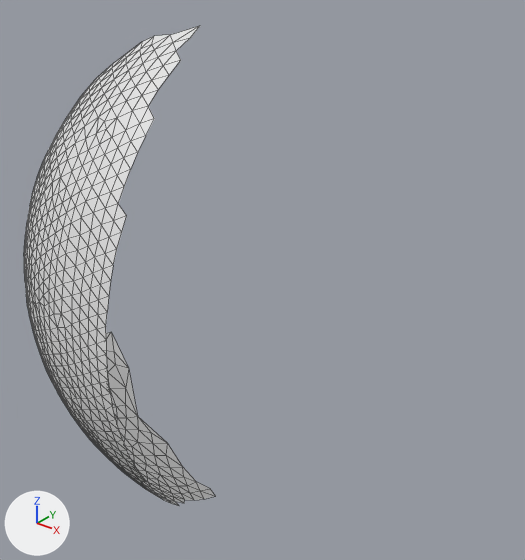
What one commit did to the OBJ model res/final/onecam_fullvolume/06/cleanedup/FullVolium.000268.obj.
Before and after are seen from a camera (50 mm lens) standing at (2.2, -300.4, 296.2) and looking at (-107.5, -163.3, 211.2). The lights are fixed; the arrows at lower left show +X, +Y and +Z. Mesh edges are drawn as thin lines. Where no turn or scale is listed for an object, it has been applied to the vertices.

The scene before the commit, as lines of its bpy script (objects in view):
```python
me_fullvolium_000268 = bpy.data.meshes.new('FullVolium.000268')
me_fullvolium_000268.from_pydata(...)  # 754 vertices, 1433 faces; spans x -192.3..-113.5, y -212.3..-153.6, z 129.2..274.5
ob_fullvolium_000268 = bpy.data.objects.new('FullVolium.000268', me_fullvolium_000268)
ob_fullvolium_000268.location = (0.0, 0.0, 0.0)
```
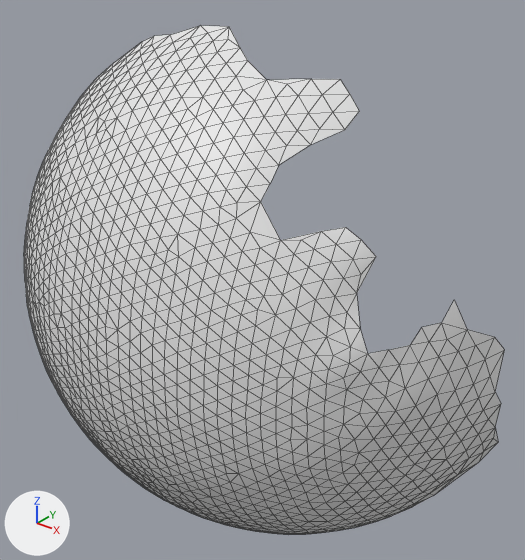
Location of each change, (x1, y1, x2, y2) in pixels of the pictures (525 x 560 px):
'FullVolium.000268', reshaped (151% wider, 6% taller)
    before: (24, 26, 215, 505)
    after: (24, 26, 504, 534)
part 1 of me_fullvolium_000268, added
    after: (106, 26, 504, 534)

The change, as a list of edits to the scene's bpy script:
```text
Change me_fullvolium_000268:
    used by ob_fullvolium_000268; location = (0.0, 0.0, 0.0)
    remove me_fullvolium_000268.from_pydata(...)  # 754 vertices, 1433 faces; spans x -192.3..-113.5, y -212.3..-153.6, z 129.2..274.5
    add me_fullvolium_000268.from_pydata(...)  # 1454 vertices, 2838 faces; spans x -192.3..-42.8, y -212.3..-143.5, z 126.2..274.8
    me_fullvolium_000268 part 1: 700 vertices added at x -123.7..-42.8, y -211.7..-143.5, z 126.2..274.8
```
